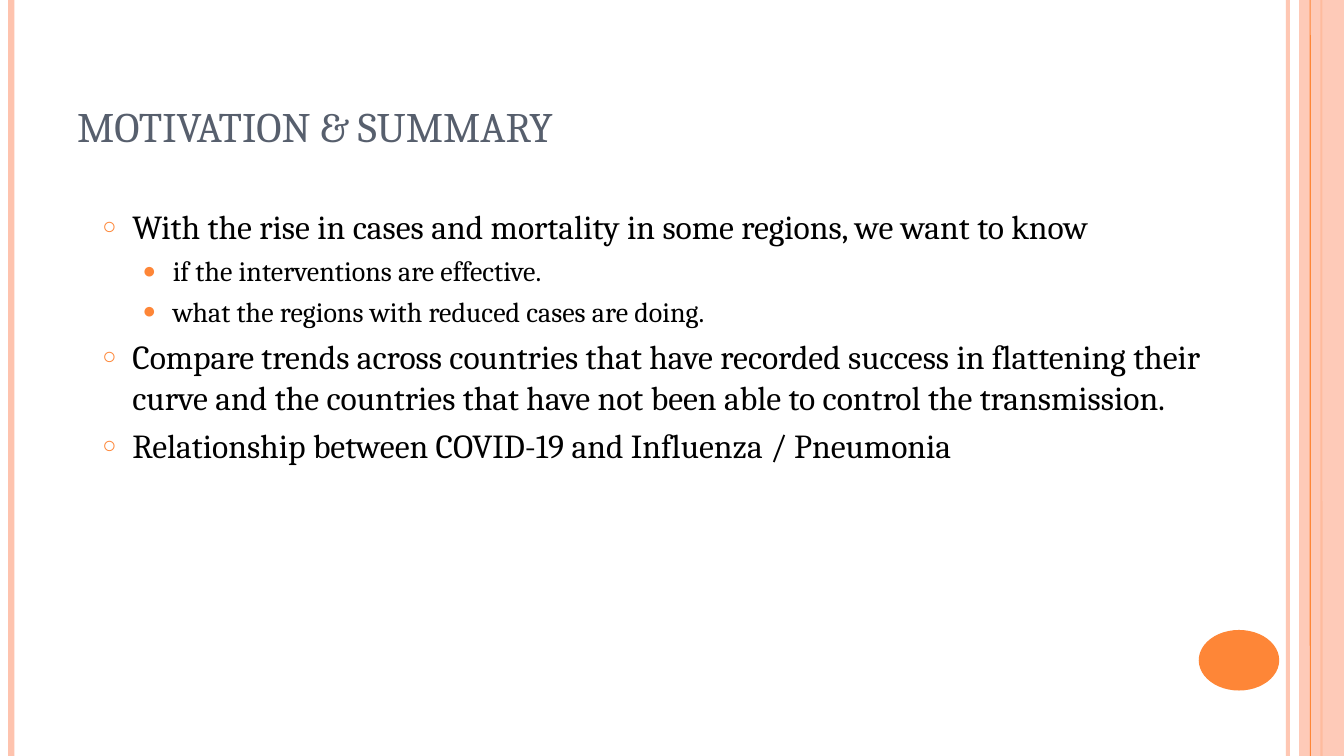
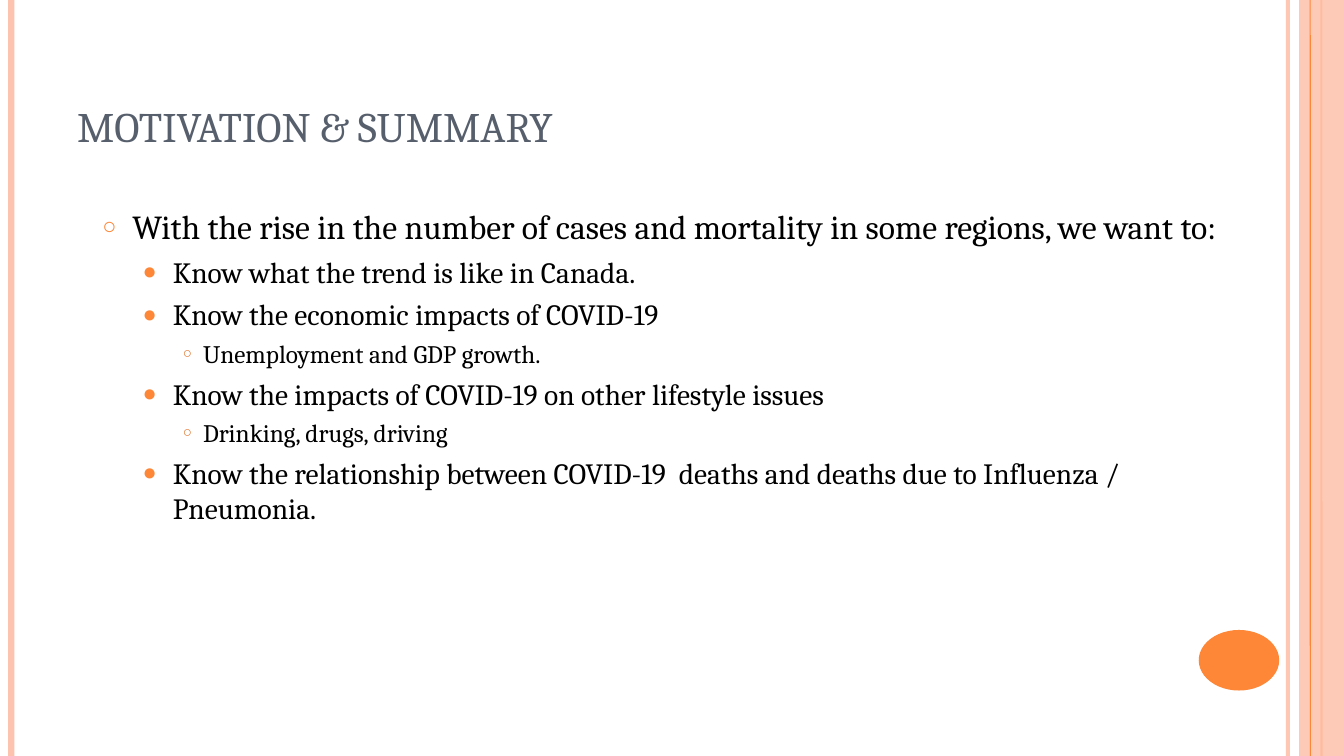
Before and after one commit to BunmiOlakanmi/Project, a slide deck: slide 5 of COVID-19 - analysis.ppt. Drawn at 1344x756 pixels with LibreOffice and Linux fonts; fonts in the diff are those of the drawing. Boxes give left, top, right and bottom in pixels: in the first picture for what was removed or moved away, otherwise in the second. Text is boxed around its words. In the diff, an @@ line names an element or a change of style, - is before the commit and + after.

```diff
--- a/COVID-19 - analysis.ppt
+++ b/COVID-19 - analysis.ppt
@@ text at [132, 215, 1217, 520]: text changed; size 24 to 21 pt @@
-○ With the rise in cases and mortality in some regions, we want to know
-  ● if the interventions are effective.
-  ● what the regions with reduced cases are doing.
-○ Compare trends across countries that have recorded success in flattening their curve and the countries that have not been able to control the transmission.
-○ Relationship between COVID-19 and Influenza / Pneumonia
+○ With the rise in the number of cases and mortality in some regions, we want to:
+  ● Know what the trend is like in Canada.
+  ● Know the economic impacts of COVID-19
+    ○ Unemployment and GDP growth.
+  ● Know the impacts of COVID-19 on other lifestyle issues
+    ○ Drinking, drugs, driving
+  ● Know the relationship between COVID-19 deaths and deaths due to Influenza / Pneumonia.
```
Also in this commit, not shown: 5 other slides changed, 7 slides added, 2 slides removed.
